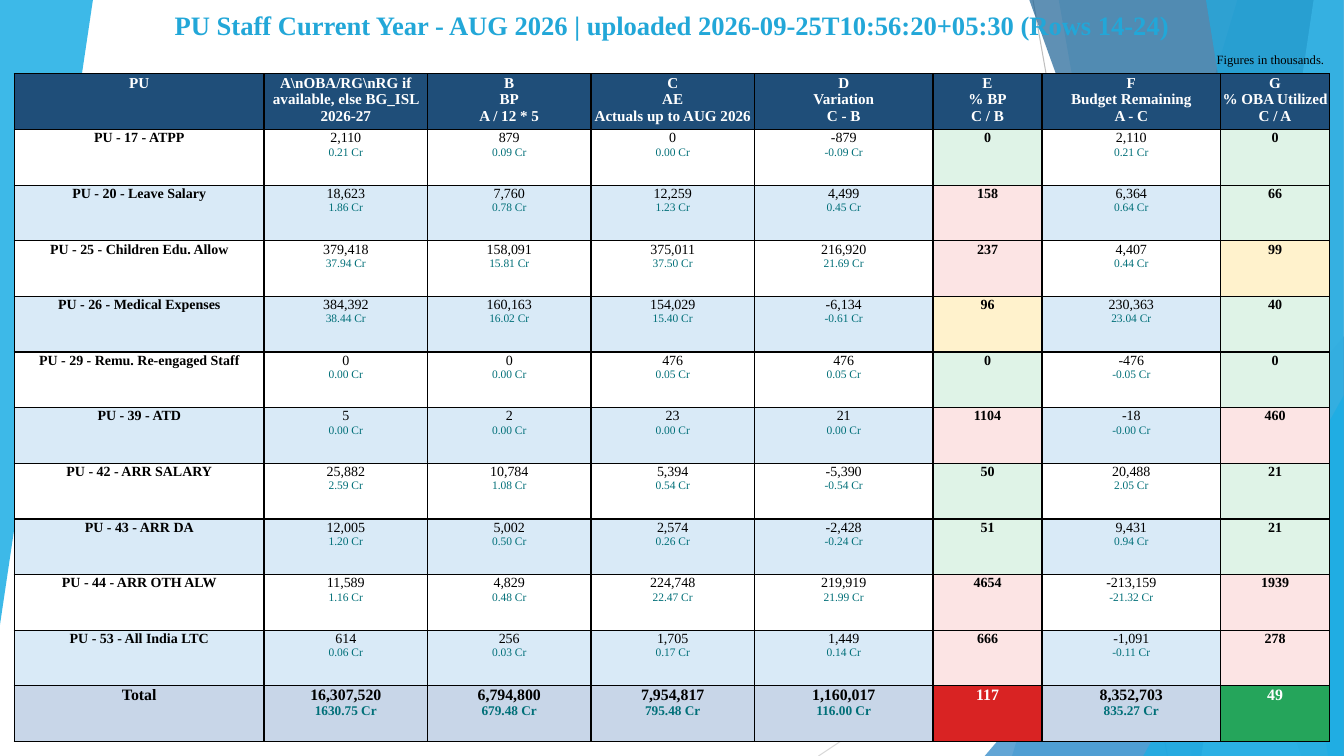
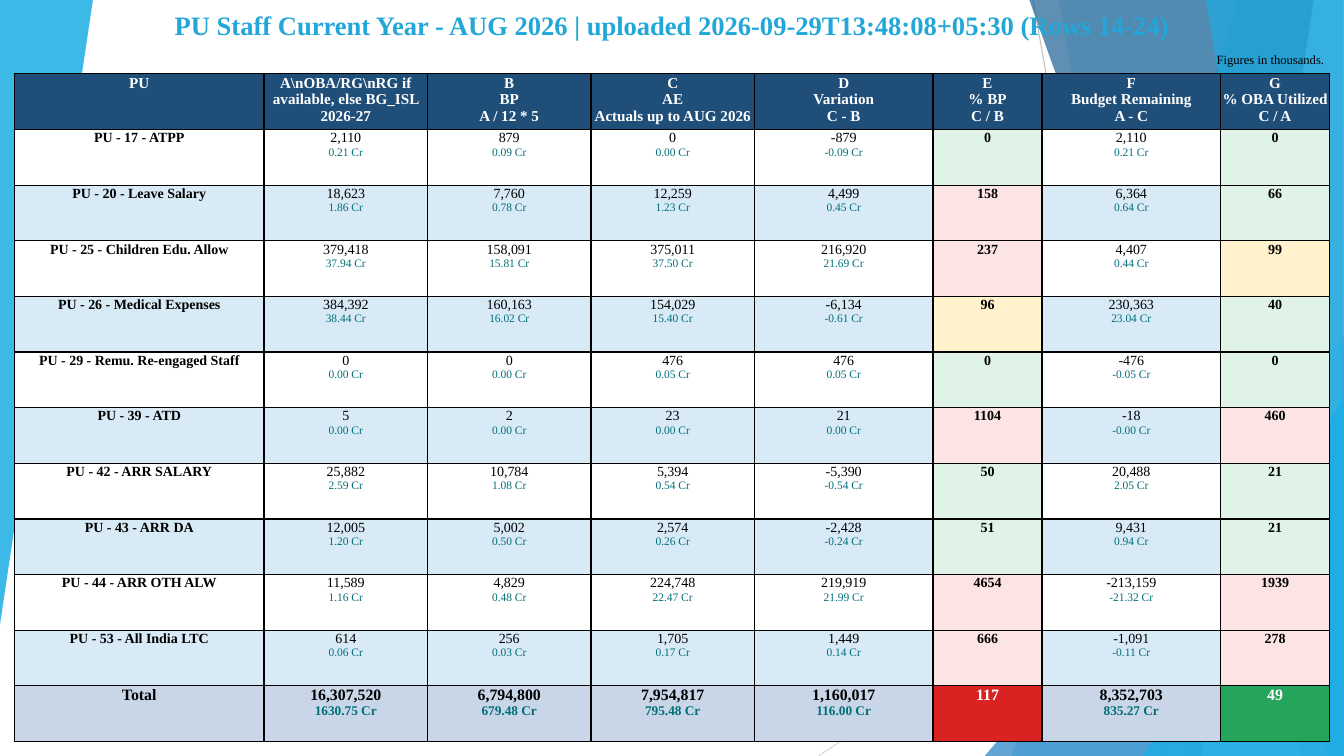
Before and after one commit to girishtiwari007/MB-BUDGET, a slide deck: slide 4 of exports/Moradabad_Division_Current_Year_Budget_Analysis.pptx. Drawn at 1344x756 pixels with LibreOffice and Linux fonts; fonts in the diff are those of the drawing. Boxes give left, top, right and bottom in pixels: in the first picture for what was removed or moved away, otherwise in the second. Text is boxed around its words. In the diff, an @@ line names an element or a change of style, - is before the commit and + after.

```diff
--- a/exports/Moradabad_Division_Current_Year_Budget_Analysis.pptx
+++ b/exports/Moradabad_Division_Current_Year_Budget_Analysis.pptx
@@ text at (x1=175, y1=14, x2=1092, y2=41): text changed @@
-PU Staff Current Year - AUG 2026 | uploaded 2026-09-25T10:56:20+05:30 (Rows 14-24)
+PU Staff Current Year - AUG 2026 | uploaded 2026-09-29T13:48:08+05:30 (Rows 14-24)
```
Also in this commit, not shown: 11 other slides changed, 41 other files.
